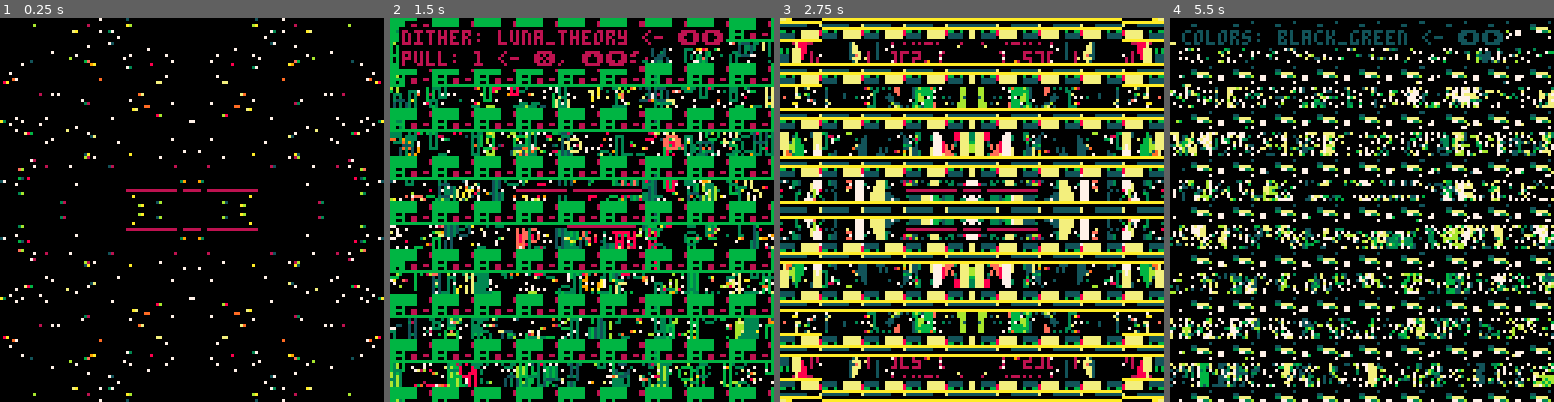
Above: before the commit, frames 1-4 (left to right).
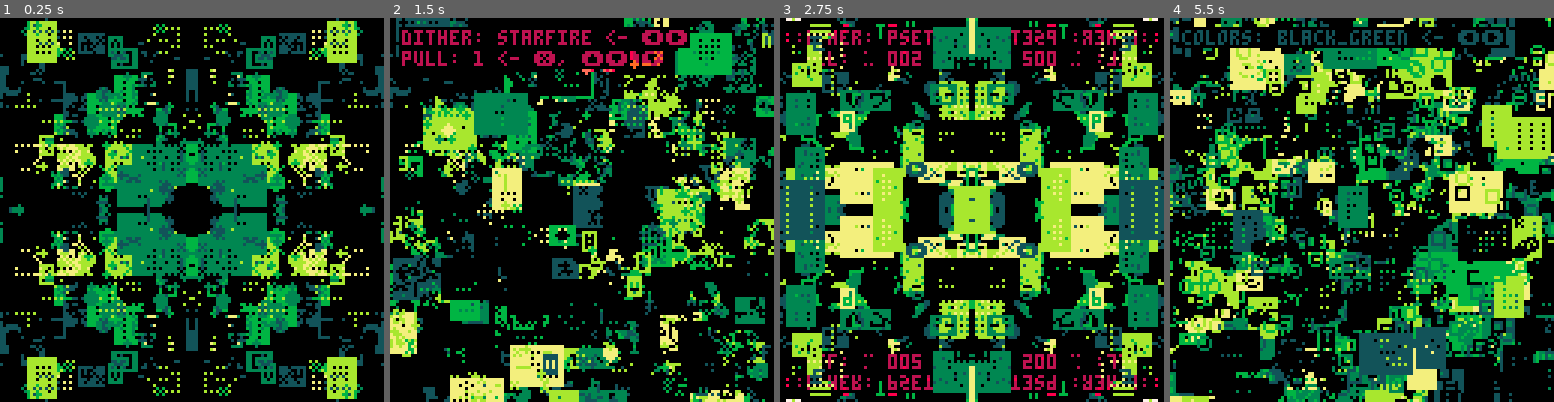
Above: after the commit, the same moments.

Repository: aebrer/pico8_carts
Game: PICO-8 cartridge aebrer_engine/master.p8
The game is run twice, just before and just after one commit, with the same random seed, the same clock (stepped at 60 frames per second) and the same inputs.
Inputs (mouse positions are in pixels of both pictures, inside the frame that each line leads up to):
- Up to frame 1 (0.25 s): no input
- Up to frame 2 (1.5 s): tap X (X key) at 0.33, 1.07 s; click (670, 121) at 0.67 s; tap O (Z key) at 0.7 s; click (436, 267) at 1.22 s
- Up to frame 3 (2.75 s): hold Right 1.6-2.1 s; tap O (Z key) at 1.7, 2.1, 2.5 s; click (887, 114) at 1.77 s; tap X (X key) at 1.85 s; hold Up 2.15-2.42 s; click (952, 259) at 2.32 s; hold Right from 2.47 s (still down)
- Up to frame 4 (5.5 s): click (1404, 106) at 2.87 s; tap O (Z key) every 0.4 s from 2.9 to 5.3 s; tap X (X key) at 2.97, 4.08, 5.2 s; release Right at 3.03 s; hold Left 3.08-3.58 s; click (1465, 256) at 3.42 s; hold Down 3.63-3.97 s; click (1231, 102) at 3.97 s; hold Right 4.02-4.68 s; click (1292, 248) at 4.52 s; hold Up 4.73-5.03 s; click (1354, 94) at 5.07 s; hold Left from 5.08 s (still down)

The runs differ from the first frame. In frame 1, 40% of the frame differs, in the area x 0-100%, y 0-100%; in frame 2, 62%; in frame 3, 72%; in frame 4, 58%.

Commit message:
wip fxhash piece

Diff:
--- a/aebrer_engine/master.p8
+++ b/aebrer_engine/master.p8
@@ -1,5 +1,5 @@
 pico-8 cartridge // http://www.pico-8.com
-version 34
+version 35
 __lua__
 cls()
 camera(-64,-64)
@@ -880,71 +880,54 @@
 end
 
 function config.sketch.sketch()
- local brush_name = config.brush.methods[config.brush.i]
- local brush_func = config.brush[brush_name]
- local r_step = config.sketch.r_step
- local rad = config.sketch.rad
- local rndx = config.sketch.rndx
- local rndy = config.sketch.rndy
- local num_pts = config.sketch.num_pts
-
- for r=0,1,r_step do
- -- local r = config.timing.time
-  for i=0,num_pts do
-   local x=(sin(r)*(rad+(rnd(rndx))))
-   local y=((cos(r)*sin(r))*(rad+(i*rnd(rndy))))
-   --config.brush.color=x*y%15
-   brush_func(x,y)
-  end
- end
-end
-
-function config.sketch.shred()
- -- config.sketch.fc-=rnd(0.5)
- -- local fc = config.sketch.fc
- local fc = 128
-
- for i=0,10 do
-  p=0x6000+flr(rnd(8181))
-  q=0x6000+flr(rnd(8181))
-  poke(p,peek(p)/128-fc)
-  poke(q,p)
- end
-
- if fc<=0 then
-  fc=128
- end
-
-end
-
-
-
-function config.sketch.crop()
-local sspr_iv_x = config.sketch.sspr_iv_x
-local sspr_iv_y = config.sketch.sspr_iv_y
-local sspr_x1 = config.sketch.sspr_x1
-local sspr_x2 = config.sketch.sspr_x2
-local sspr_y1 = config.sketch.sspr_y1
-local sspr_y2 = config.sketch.sspr_y2
-
-
- -- set the screen memory as the spritesheet
--- and stretch screen->screen
-poke(0x5f54, 0x60)
-
-for x=-64,64,sspr_iv_x do
-for y=-64,64,sspr_iv_y do
-sspr(0,0,sspr_x1,sspr_y1, x,y,sspr_x2,sspr_y2)
-end
-end
-poke(0x5f54, 0x00)
-end
+
+ for i=0,15 do
+ ?rnd({"\^i","\^p","\^i\^p",""})..chr(rnd(240)\1+16),rnd(132)-65,rnd(132)-65,rnd(8)
+ end
+
+ -- -- memory fuckery
+ -- screen_mem_start=●-웃
+
+ -- for i=0,1 do
+ -- local amt = rnd(5)+10
+ -- if amt >= 1 then
+ --  for i=0,amt*amt do
+ --   poke(
+ --       0x6000+rnd(0x2000),
+ --       peek(rnd(0x7fff)))
+ --   poke(
+ --       0x6000+rnd(0x2000),
+ --       rnd(0xff))
+ --  end
+ -- end
+ -- -- glitch
+ --  local gr = rnd(13)+3
+ --  if gr >= 1 then
+ --   local on=(t()*4.0)%gr<0.1
+ --   local gso=on and 0 or rnd(0x1fff)\1
+ --   local gln=on and 0x1ffe or rnd(0x1fff-gso)\16
+ --   for a=0x6000+gso,0x6000+gso+gln,rnd(16)\1 do
+ --    poke(a,peek(a+2),peek(a-1)+(rnd(3)))
+ --   end
+ --  end
+ --  for i=0,1 do
+ --   d=rnd(8191)
+ --   poke(
+ --    screen_mem_start+d+(rnd()*rnd_sign()), -- write to this position, if the button is pressed shift by -0.5
+ --    @(screen_mem_start+d-64*(mid(1,(rnd()-.5)/0)*2-1)+(rnd()*rnd_sign()))  -- peek @ this position, last part is to get 1 or -1
+ --   )
+ --  end
+ -- end
+ if(rnd()>.9 and t()>0.3)srand(seed)
+
+
+end
+
 
 -- add layers in order
---add(config.sketch.methods, "mouse_brush")
 add(config.sketch.methods, "sketch")
-add(config.sketch.methods, "shred")
-add(config.sketch.methods, "crop")
+add(config.sketch.methods, "mouse_brush")
+
 
 -- overrides:
 --  brush:
@@ -957,17 +940,10 @@
 config.brush.line_wt=0
 
 --  dither:
-config.dither.i=3
-config.dither.loops=25
--- config.dither.loops=0
-
-config.dither.pull=1.0
-config.dither.rectw=rnd({0,0,0,0,1,1,1,1,2,2,2,3,3,4,5})
-config.dither.recth=rnd({5,5,5,6,6,6,7,7,7,8,8,8,8,8,8,9,9,10,11})
-config.dither.circ_r=rnd({0,0,1,1,1,2,2})
-config.dither.pxl_prob=0.96
-config.dither.fuzz_factor=0
-config.dither.rotate=0
+config.dither.i=4
+config.dither.loops=100
+
+
 
 
 --  palettes/colors:
@@ -984,23 +960,12 @@
 config.effects.enable_all = true
 config.effects.noise_amt = 0
 config.effects.glitch_freq = 0
-config.effects.mirror_type = 7
+config.effects.mirror_type = rnd({5,7})
 
 
 -- misc
-config.sketch.r_step=rnd(0.1)+0.07
-config.sketch.rad=rnd(15)+5
-config.sketch.rndx=0
-config.sketch.rndy=0
-config.sketch.num_pts=rnd({1,2,3})
-config.sketch.fc=128
-
-config.sketch.sspr_iv_x=rnd(8)+14
-config.sketch.sspr_iv_y=rnd(8)+14
-config.sketch.sspr_x1=rnd({5,6,6,8,8,8,10,10,12})
-config.sketch.sspr_x2=rnd({14,16,16,18,18,18,12,15})
-config.sketch.sspr_y1=rnd({14,16,16,18,18,18,12,15})
-config.sketch.sspr_y2=rnd({5,6,6,8,8,8,10,10,12})
+-- config.sketch.r_step=rnd(0.1)+0.07
+
 
 
 --------------------------------
